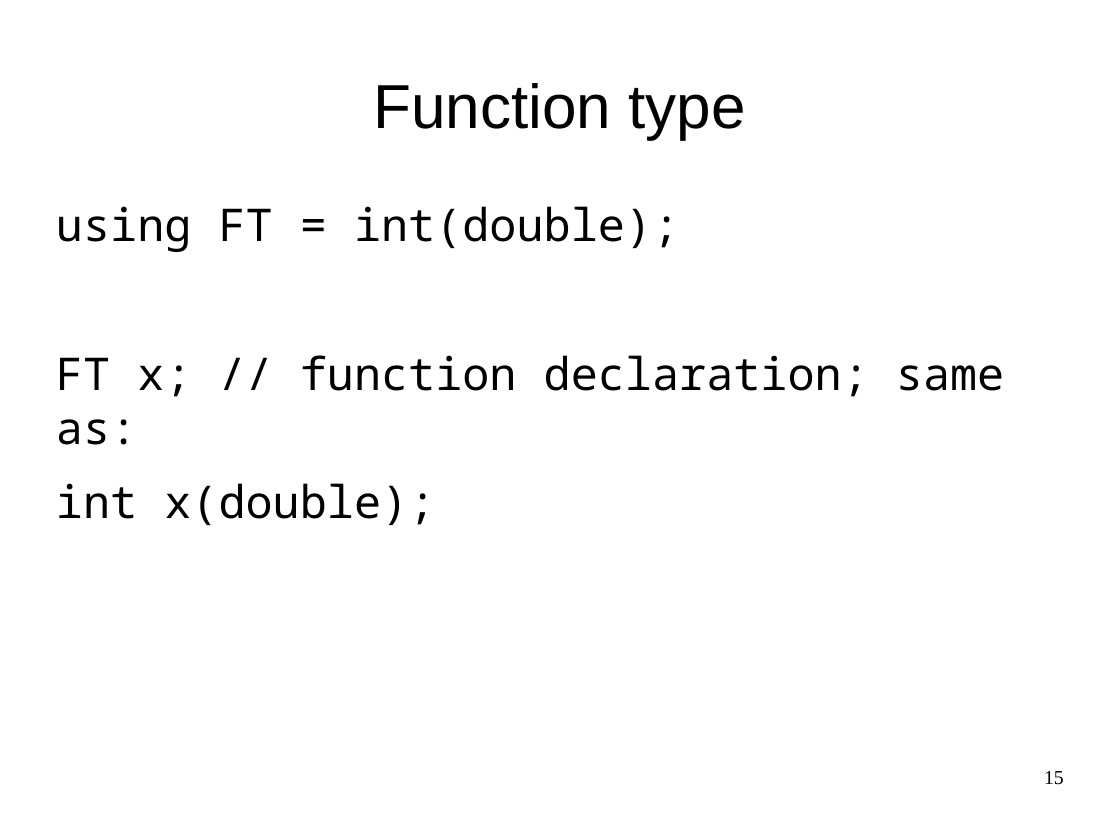
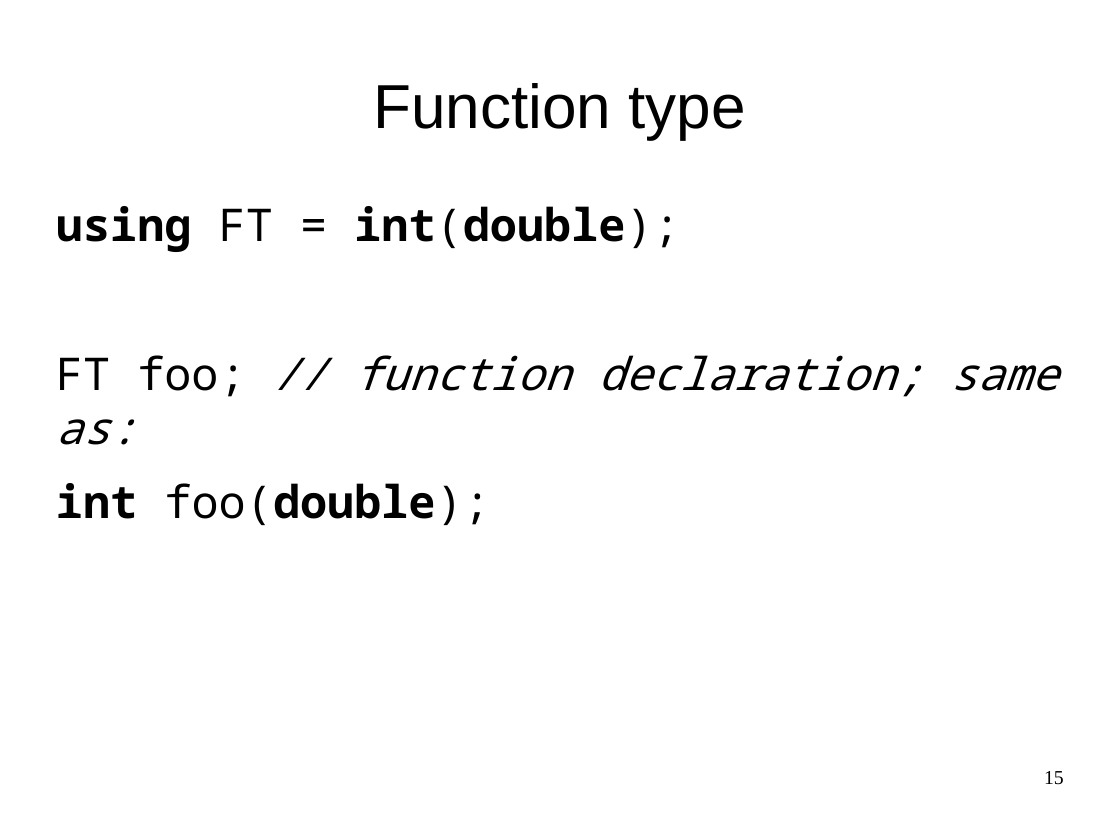
Before and after one commit to maciekgajewski/demystifying_std_function, a slide deck: slide 15 of demystifying-std-function.odp. Drawn at 1120x840 pixels with LibreOffice and Linux fonts; fonts in the diff are those of the drawing. Boxes give left, top, right and bottom in pixels: in the first picture for what was removed or moved away, otherwise in the second. Text is boxed around its words. In the diff, an @@ line names an element or a change of style, - is before the commit and + after.

```diff
--- a/demystifying-std-function.odp
+++ b/demystifying-std-function.odp
@@ text at (56, 206, 679, 252): bold on in "using int(double);" @@
@@ text at (56, 355, 1058, 525): text changed; italic on @@
-FT x; // function declaration; same as:
-int x(double);
+FT foo; // function declaration; same as:
+int foo(double);
```
Also in this commit, not shown: 22 other slides changed.
